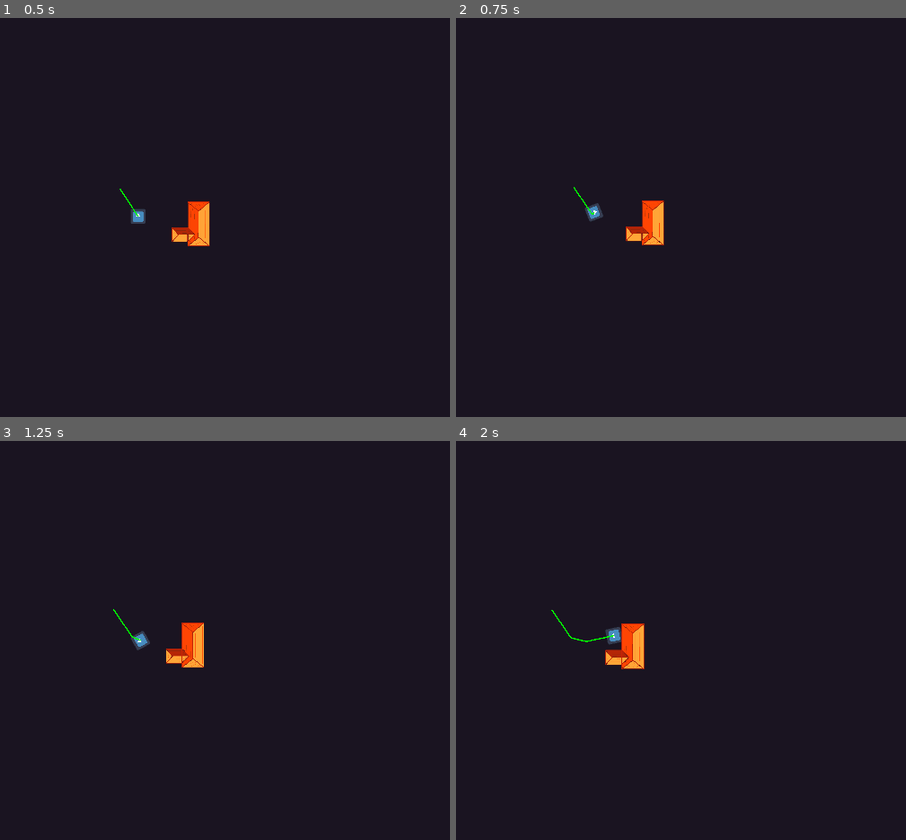
Above: before the commit, frames 1-4 (two rows, left to right).
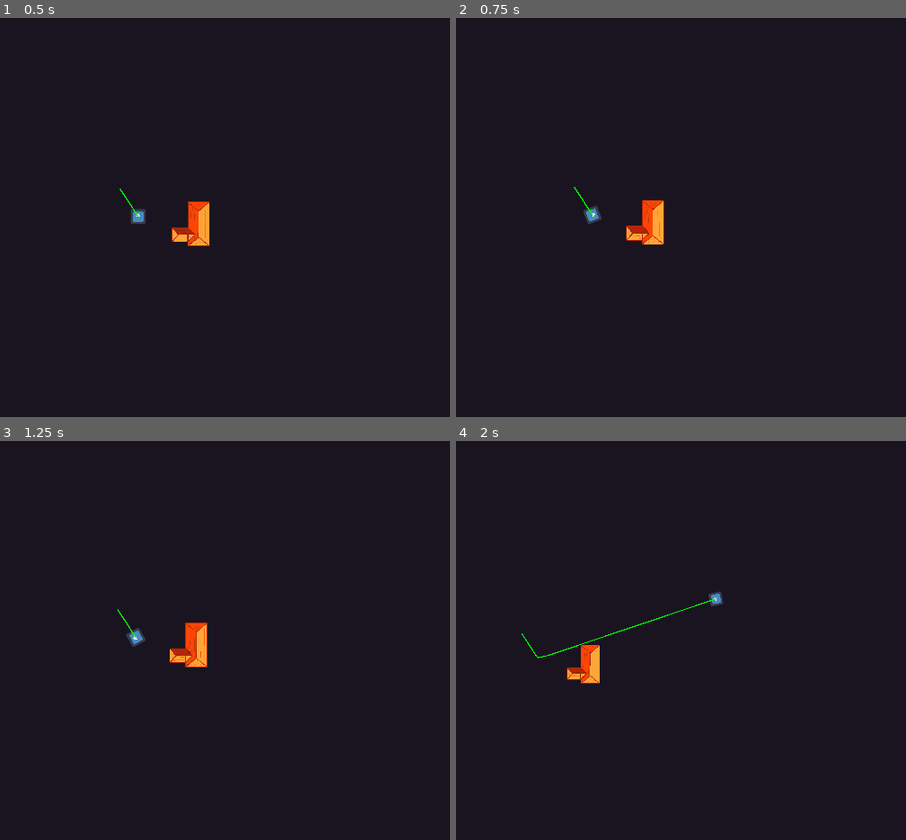
Above: after the commit, the same moments.

Repository: SpyrexDE/BzzBzz
Game: Godot game, scene res://levels/testlvl1.tscn
Two runs of this game, one before a commit and one after it. Both use one fixed random seed, a clock stepped at 60 frames per second and the inputs below. The engine's default icon, where the game draws it, is replaced by a stand-in: a white triangle on a blue panel in a dark square.
Inputs:
- Up to frame 1 (0.5 s): no input
- Up to frame 2 (0.75 s): hold D (steer_right) from 0.53 s (still down); tap Space (interact) at 0.6 s
- Up to frame 3 (1.25 s): keep holding D (steer_right)
- Up to frame 4 (2 s): release D (steer_right) at 1.28 s; hold S (go_backward) from 1.28 s (still down); tap Space (interact) at 1.35 s

Frame 1 is identical in both runs. In frame 2, 0.3% of the frame differs, in the area x 26-47%, y 42-57%; in frame 3, 0.6%; in frame 4, 1.6%, in the area x 14-60%, y 37-61%.

Commit message:
Remove drift factor

Diff:
--- a/robot/robot.gd
+++ b/robot/robot.gd
@@ -10,15 +10,15 @@
 
 func _physics_process(_delta):
 	var steering = Input.get_action_strength("steer_right") - Input.get_action_strength("steer_left")
-	var drift_factor = min(0.1, abs(steering))
-	var drift_vector = Vector2(drift_factor, drift_factor)
+	#var drift_factor = min(0.1, abs(steering))
+	#var drift_vector = Vector2(drift_factor, drift_factor)
 
 	rotation += steering_speed * steering / friction_multiplier
 
 	var input = Input.get_action_strength("go_forward") - Input.get_action_strength("go_backward")
-	velocity += Vector2(0, -speed * input - drift_factor * 500).rotated(rotation)
+	velocity += Vector2(0, -speed * input).rotated(rotation)
 
-	var total_friction = friction * friction_multiplier - drift_factor
+	var total_friction = friction * friction_multiplier
 	velocity = velocity / total_friction
 
 	move_and_slide()
--- a/robot/robot.tscn
+++ b/robot/robot.tscn
@@ -8,12 +8,10 @@
 radius = 65.192
 
 [node name="Robot" type="CharacterBody2D"]
-motion_mode = 1
 script = ExtResource("1_qe1k2")
 speed = 500.0
-friction = 1.3
+friction = 1.1
 steering_speed = 0.1
-push_force = 1.0
 
 [node name="Sprite" type="Sprite2D" parent="."]
 texture = ExtResource("2_y6hw3")
